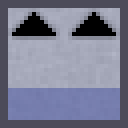
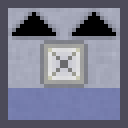
Revision of a layered 128px x 128px image; what changed, layer by layer:
showed "filter" over [44, 44, 84, 84]
